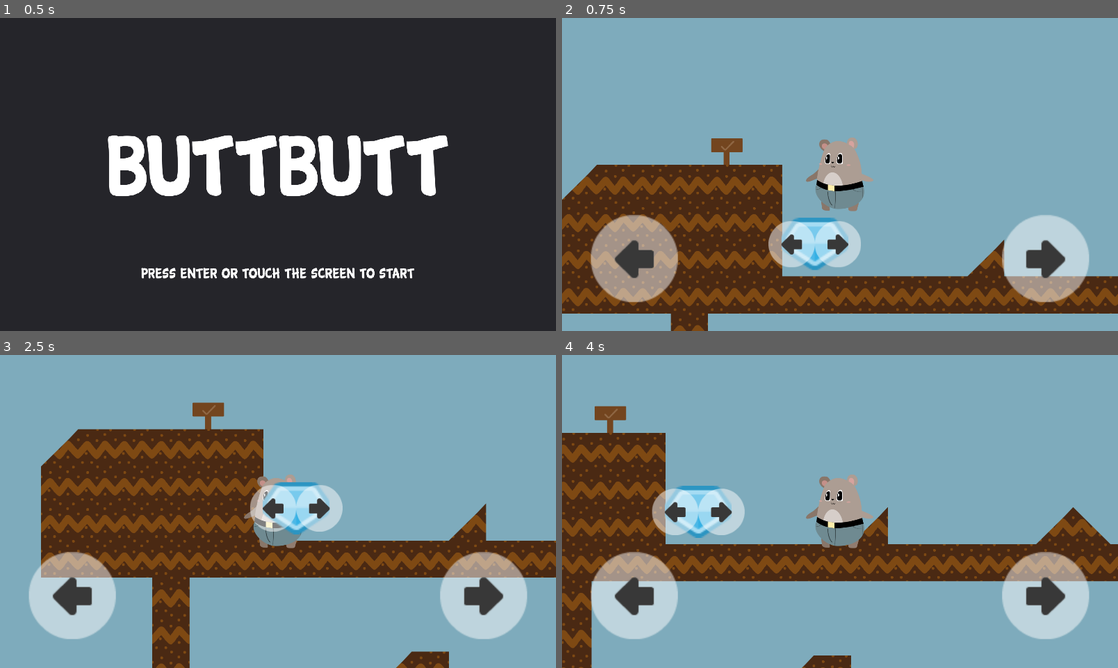
Above: before the commit, frames 1-4 (two rows, left to right).
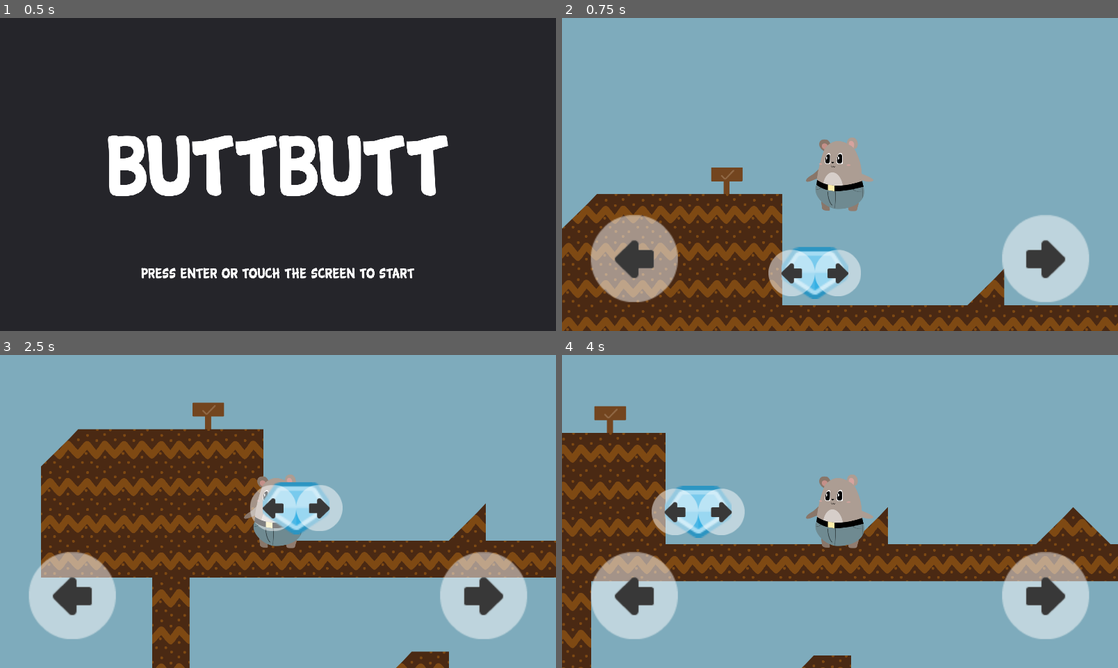
Above: after the commit, the same moments.

Repository: arnaudcoj/buttbutt_adventures
Game: Godot game, scene res://Main/scenes/Main.tscn
Same seed, same stepped clock (60 frames per second), same inputs: the game is played once before the commit and once after it.
Inputs (mouse positions are in pixels of both pictures, inside the frame that each line leads up to):
- Up to frame 1 (0.5 s): no input
- Up to frame 2 (0.75 s): tap Enter (ui_accept) at 0.5 s; move the mouse to (962, 158) at 0.52 s; hold Right (right_action) from 0.53 s (still down); click (962, 158) at 0.67 s
- Up to frame 3 (2.5 s): tap Enter (ui_accept) at 0.77, 1.52, 2 s; move the mouse to (166, 527) at 1.27 s; move the mouse to (333, 442) at 2.02 s; release Right (right_action) at 2.03 s; hold Left (left_action) from 2.03 s (still down)
- Up to frame 4 (4 s): tap Enter (ui_accept) at 2.75, 3.02, 3.77 s; move the mouse to (812, 574) at 2.77 s; release Left (left_action) at 2.78 s; hold Right (right_action) from 2.78 s (still down); click (812, 574) at 2.92 s; move the mouse to (1006, 558) at 3.52 s

Frame 1 is identical in both runs. In frame 2, 24% of the frame differs, in the area x 0-100%, y 38-100%; in frame 3, 0.1%; in frame 4, 0.1%.
Error in both runs: Trying to assign value of type 'Node' to a variable of type 'KinematicBody2D'. (res://Main/scripts/Splash.gd:4)

Commit message:
move buttbutt origin to its feets

Diff:
--- a/sources/entities/buttbutt/ButtButt.tscn
+++ b/sources/entities/buttbutt/ButtButt.tscn
@@ -20,27 +20,30 @@
 script = ExtResource( 1 )
 
 [node name="Skeleton" parent="." instance=ExtResource( 2 )]
+position = Vector2( 0, -99.9696 )
 
 [node name="FullCollision" type="CollisionShape2D" parent="."]
-position = Vector2( 0.0776994, -0.0303788 )
+position = Vector2( 0, -100 )
 shape = SubResource( 1 )
 
 [node name="HumanControler" parent="." instance=ExtResource( 3 )]
 
 [node name="Camera2D" type="Camera2D" parent="."]
+position = Vector2( 0, -99.9696 )
 current = true
 
 [node name="LeftGroundRaycast" type="RayCast2D" parent="."]
-position = Vector2( -50, 95 )
+position = Vector2( -50, -4.96962 )
 enabled = true
 cast_to = Vector2( 0, 10 )
 
 [node name="RightGroundRaycast" type="RayCast2D" parent="."]
-position = Vector2( 50, 95 )
+position = Vector2( 50, -4.96962 )
 enabled = true
 cast_to = Vector2( 0, 10 )
 
 [node name="InteractionArea" type="Area2D" parent="."]
+position = Vector2( 0, -99.9696 )
 
 [node name="CollisionShape2D" type="CollisionShape2D" parent="InteractionArea"]
 self_modulate = Color( 1, 0, 0, 1 )
